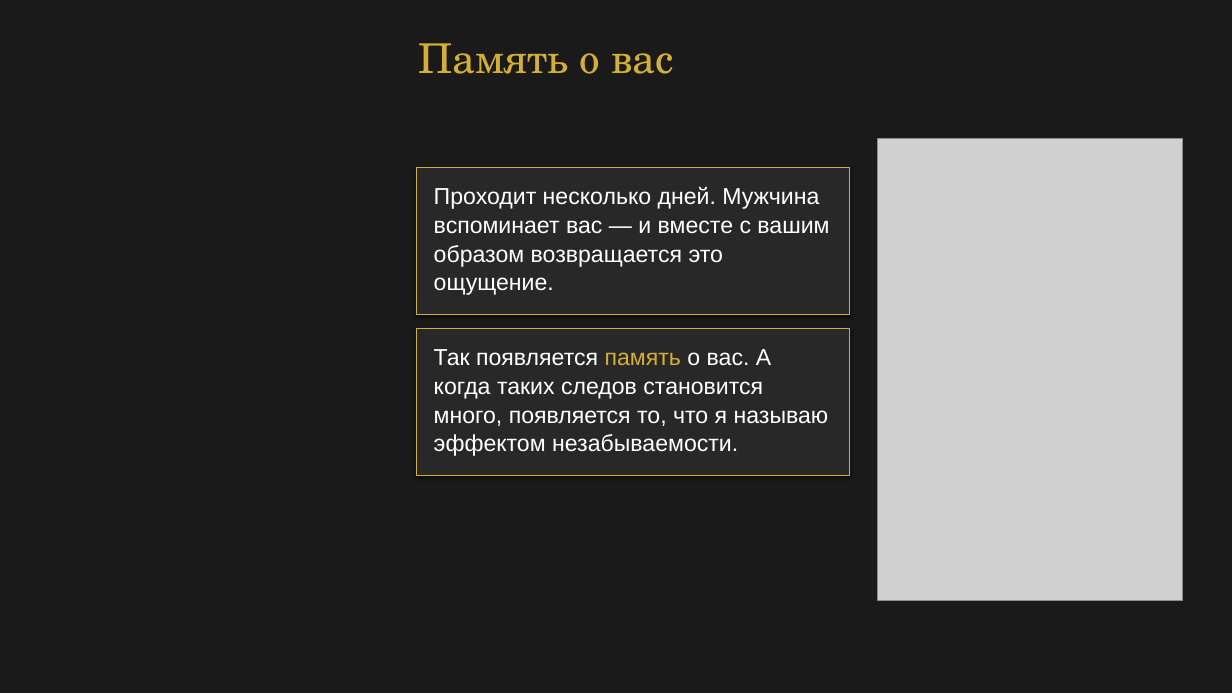
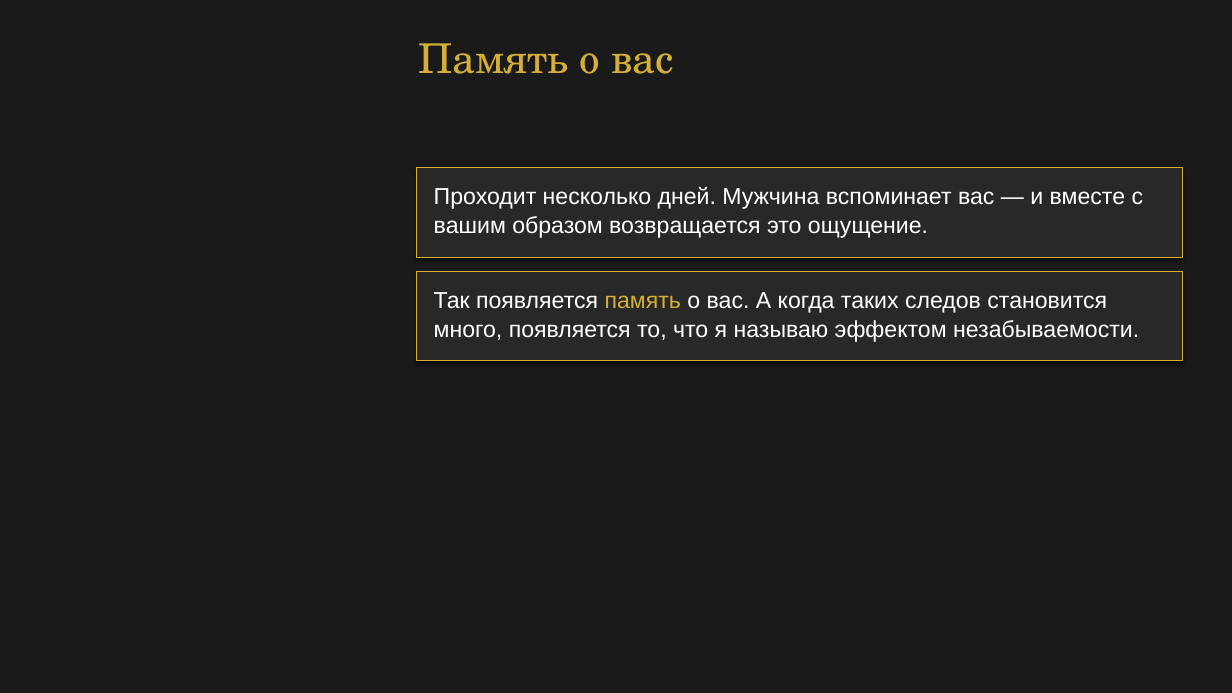
Before and after one commit to babylonofkommod-ai/-, a slide deck: slide 12 of Ваш Кристалл незабываемости.pptx. Drawn at 1232x693 pixels with LibreOffice and Linux fonts; fonts in the diff are those of the drawing; grey boxes stand for pictures. Boxes give left, top, right and bottom in pixels: in the first picture for what was removed or moved away, otherwise in the second. Text is boxed around its words. In the diff, an @@ line names an element or a change of style, - is before the commit and + after.

```diff
--- a/Ваш Кристалл незабываемости.pptx
+++ b/Ваш Кристалл незабываемости.pptx
@@ picture removed at box(878, 139, 1183, 601) @@
@@ rectangle: place and size @@
-rectangle at box(416, 167, 850, 315)
+rectangle at box(416, 167, 1183, 258)
@@ rectangle: place and size @@
-rectangle at box(417, 167, 850, 314)
+rectangle at box(417, 167, 1183, 257)
@@ text at box(434, 187, 1144, 238): text changed @@
-Проходит несколько дней. Мужчина
-вспоминает вас — и вместе с вашим
-образом возвращается это
-ощущение.
+Проходит несколько дней. Мужчина вспоминает вас — и вместе с
+вашим образом возвращается это ощущение.
@@ rectangle added at box(416, 271, 1183, 361), fill #282828 @@
@@ rectangle added at box(417, 271, 1183, 360), fill #282828, outline #D4AF37 0.5 pt @@
@@ text at box(434, 292, 1139, 342): text changed @@
-Так появляется память о вас. А
-когда таких следов становится
-много, появляется то, что я называю
-эффектом незабываемости.
+Так появляется память о вас. А когда таких следов становится
+много, появляется то, что я называю эффектом незабываемости.
@@ rectangle removed at box(416, 328, 850, 476) @@
@@ rectangle removed at box(417, 328, 850, 475) @@
```
Also in this commit, not shown: 21 other slides changed, 13 other files.
